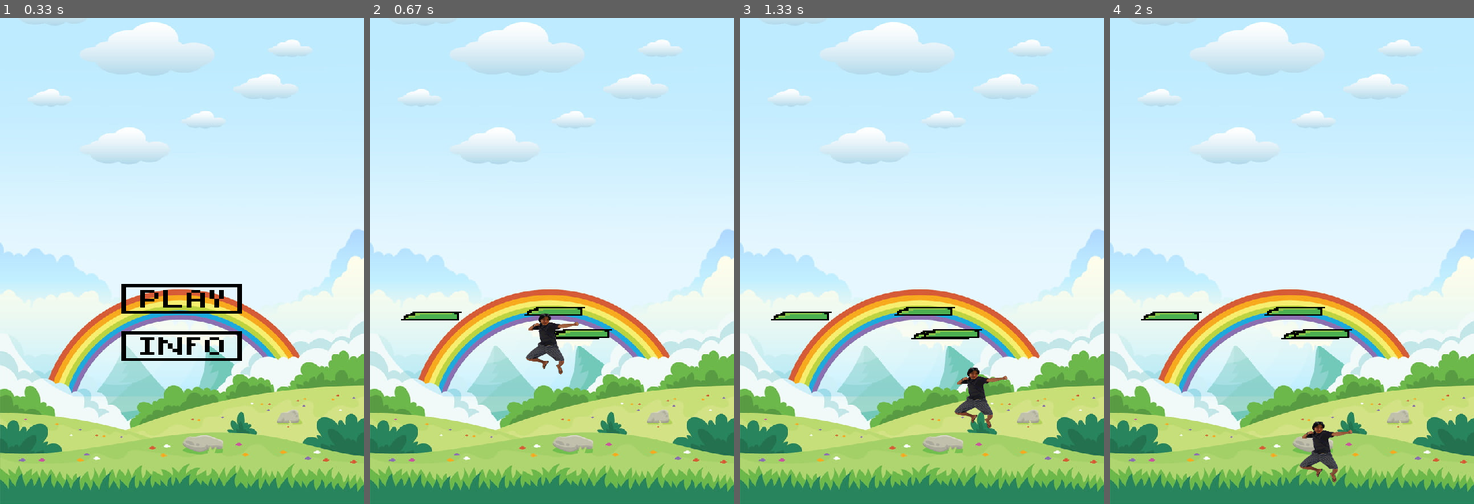
Above: before the commit, frames 1-4 (left to right).
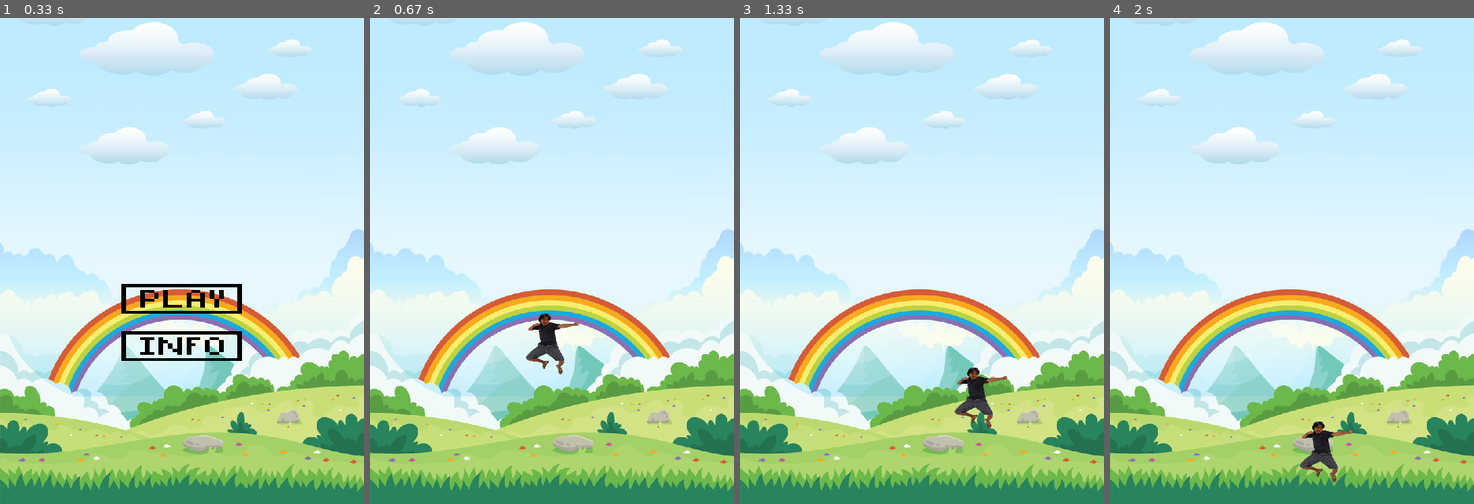
Above: after the commit, the same moments.

Repository: insper-classroom/devlife-23-1-projeto-pygame-henrique-junqueira-luca-feltrin
Game: pygame game, started from jogo.py
Same seed, same stepped clock (60 frames per second), same inputs: the game is played once before the commit and once after it.
Inputs (mouse positions are in pixels of both pictures, inside the frame that each line leads up to):
- Up to frame 1 (0.33 s): no input
- Up to frame 2 (0.67 s): click (566, 295) at 0.38 s
- Up to frame 3 (1.33 s): hold D 0.67-1.13 s; hold D from 1.17 s (still down)
- Up to frame 4 (2 s): release D at 1.63 s; hold A from 1.67 s (still down)

Frame 1 is identical in both runs. In frame 2, 0.8% of the frame differs, in the area x 8-67%, y 59-67%; in frame 3, 0.9%; in frame 4, 0.9%.

Commit message:
class plataformas

Diff:
--- a/classes.py
+++ b/classes.py
@@ -10,7 +10,7 @@
 
         self.window = pygame.display.set_mode((540,720))
         imagem_fundo = pygame.transform.scale(pygame.image.load('assets/imagem_fundo_pygame.jpg'), (540,720))
-        imagem_toshi = pygame.transform.scale(pygame.image.load('assets/toshi.png'),(80,100))
+        imagem_toshi = pygame.transform.scale(pygame.image.load('assets/toshi.png').convert_alpha(),(80,100))
         botao_play = pygame.transform.scale(pygame.image.load('assets/botao_play.png'),(220,140))
         botao_info = pygame.transform.scale(pygame.image.load('assets/botao_info.png'),(220,140))
         plataforma = pygame.transform.scale(pygame.image.load('assets/plataforma.png'),(110,70))
@@ -19,13 +19,13 @@
             'tela_inicio':True,
             'tela_jogo':False,
             'tela_gameover': False,
-            'coord_plataformas': []
+            'plataformas': []
 
         }
 
         self.assets = {
             'botao_play':botao_play,
-            'rect_play': pygame.Rect(180,350,220,140),
+            'rect_play': pygame.Rect(180,360,220,100),
             'botao_info':botao_info,
             'plataforma':plataforma,
             'imagem_fundo': imagem_fundo,
@@ -35,11 +35,6 @@
             'gravidade': 1,
             'pulando': False
         }
-
-        for i in range(4):
-            x = random.randint(0,400)
-            y = random.randint(350,500)
-            self.state['coord_plataformas'].append((x,y))
 
         self.personagem = Personagem(self.window, [230, 400] , self.assets)
 
@@ -98,9 +93,22 @@
         if self.state['tela_jogo']:
             self.window.blit(self.assets['imagem_fundo'],(0,0))
 
-            for i in range(len(self.state['coord_plataformas'])):
-                self.window.blit(self.assets['plataforma'],self.state['coord_plataformas'][i])
+            # plataforma1 = Plataformas(self.window,110,70,100,100)
+            # plataforma2 = Plataformas(self.window,110,70,250,150)
+            # plataforma3 = Plataformas(self.window,110,70,260,350)
+            # plataforma4 = Plataformas(self.window,110,70,356,530)
+            # plataforma5 = Plataformas(self.window,110,70,324,465)
+            # plataforma6 = Plataformas(self.window,110,70,234,523)
+            # plataforma7 = Plataformas(self.window,110,70,74,321)
+            # plataforma8 = Plataformas(self.window,110,70,54,234)
 
+            # plataforma1.desenha_plataformas()
+            # plataforma2.desenha_plataformas()
+            # plataforma3.desenha_plataformas()
+            # plataforma4.desenha_plataformas()
+            # plataforma5.desenha_plataformas()
+            # plataforma6.desenha_plataformas()
+            # plataforma7.desenha_plataformas()
             self.personagem.desenha()
             pygame.display.update()
 
@@ -122,7 +130,7 @@
 
     def desenha(self):
         self.rect.y += self.assets['gravidade']
-        self.window.blit(self.assets['toshi'],(self.rect.x, self.rect.y))
+        self.window.blit(self.assets['toshi'],(self.rect.x,self.rect.y ))
 
     def update(self):
         self.rect.x += self.velocidade[0]*self.assets['tempo']
@@ -135,8 +143,15 @@
         if self.rect.y >= 600:
             self.rect.y = 599
 
-class Plataforma:
-    def __init__(self,window,state):
-        self.velocidade = 1
-        self.state = state
-        self.rect = pygame.Rect(self.state['coord_plataformas'][0],self.state['coord_plataformas'][1],110,70)
+class Plataformas:
+    def __init__(self,window,width,height,coord_x,coord_y):
+        self.window = window
+        self.width = width
+        self.height = height
+        self.x = coord_x
+        self.y = coord_y
+
+    def desenha_plataformas(self):
+        plataforma = pygame.transform.scale(pygame.image.load('assets/plataforma.png'),(self.width,self.height))
+        pygame.Rect(self.x,self.y,self.width,self.height)
+        self.window.blit(plataforma,(self.x,self.y))
--- /dev/null
+++ b/plataformas.txt
@@ -0,0 +1,9 @@
+0,90
+5,340
+25,123
+60,240
+100,400
+24,45
+150,234
+255,432
+278,607
